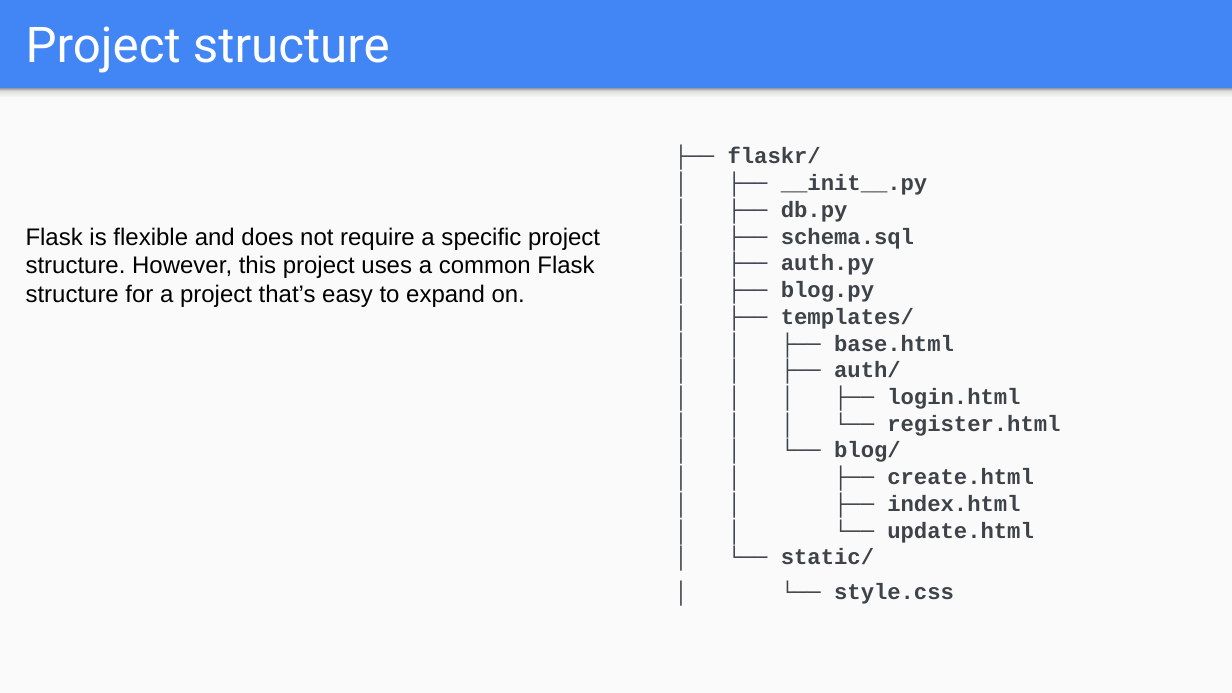
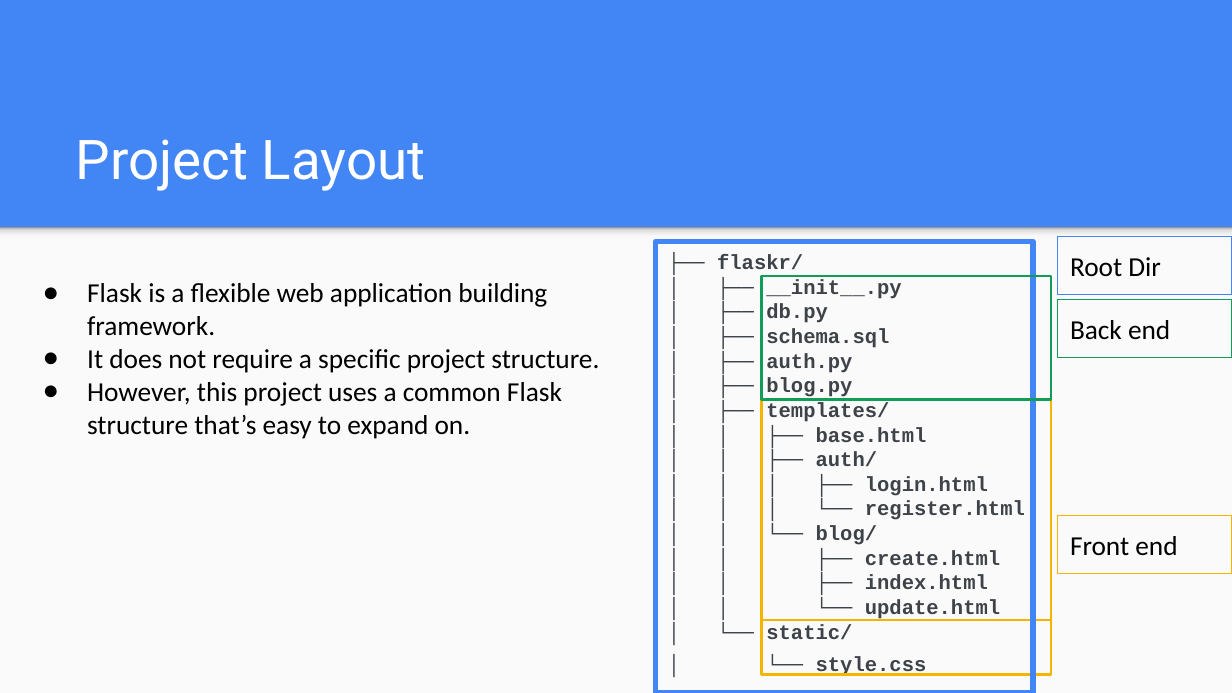
Before and after one commit to gadm21/Flask-Blog-application, a slide deck: slide 4 of Lab Flask blog web application.pptx. Drawn at 1232x693 pixels with LibreOffice and Linux fonts; fonts in the diff are those of the drawing. Boxes give left, top, right and bottom in pixels: in the first picture for what was removed or moved away, otherwise in the second. Text is boxed around its words. In the diff, an @@ line names an element or a change of style, - is before the commit and + after.

```diff
--- a/Lab Flask blog web application.pptx
+++ b/Lab Flask blog web application.pptx
@@ title "Project Layout" at [76,139,426,191]: vertical alignment middle to bottom @@
@@ title at [76,139,426,191]: text changed; size 28.8 to 32 pt @@
-Project structure
+Project Layout
@@ rectangle: place and size @@
-rectangle at [0,89,1232,693]
+rectangle at [0,227,1232,692]
@@ rectangle: place and size @@
-rectangle at [0,89,1232,103]
+rectangle at [0,227,1232,241]
@@ text "├── flaskr/": place and size @@
-text "├── flaskr/" at [728,147,1060,604]
+text "├── flaskr/" at [717,255,1025,676]
@@ text "├── flaskr/" at [717,255,1025,676]: size 13 to 12 pt @@
@@ rectangle added at [1058,237,1232,294], outline #4285F4 0.75 pt, 16 pt, text #000000 @@
+Root Dir
@@ rectangle added at [655,241,1032,692], outline #4285F4 3 pt @@
@@ text at [87,283,599,439]: text changed; size 14 to 16 pt; font Arial to Calibri @@
-Flask is flexible and does not require a specific project structure. However, this project uses a common Flask structure for a project that’s easy to expand on.
+● Flask is a flexible web application building framework.
+● It does not require a specific project structure.
+● However, this project uses a common Flask structure that’s easy to expand on.
@@ rectangle added at [761,276,1051,399], outline #0F9D58 1.5 pt @@
@@ rectangle added at [1058,299,1232,357], outline #0F9D58 0.75 pt, 16 pt, text #000000 @@
+Back end
@@ rectangle added at [761,399,1051,620], outline #F4B400 1.5 pt @@
@@ rectangle added at [1058,515,1232,573], outline #F4B400 0.75 pt, 16 pt, text #000000 @@
+Front end
@@ rectangle added at [761,620,1051,674], outline #F4B400 1.5 pt @@
```
Also in this commit, not shown: 6 other slides changed, 4 slides added, 1 slide removed.
